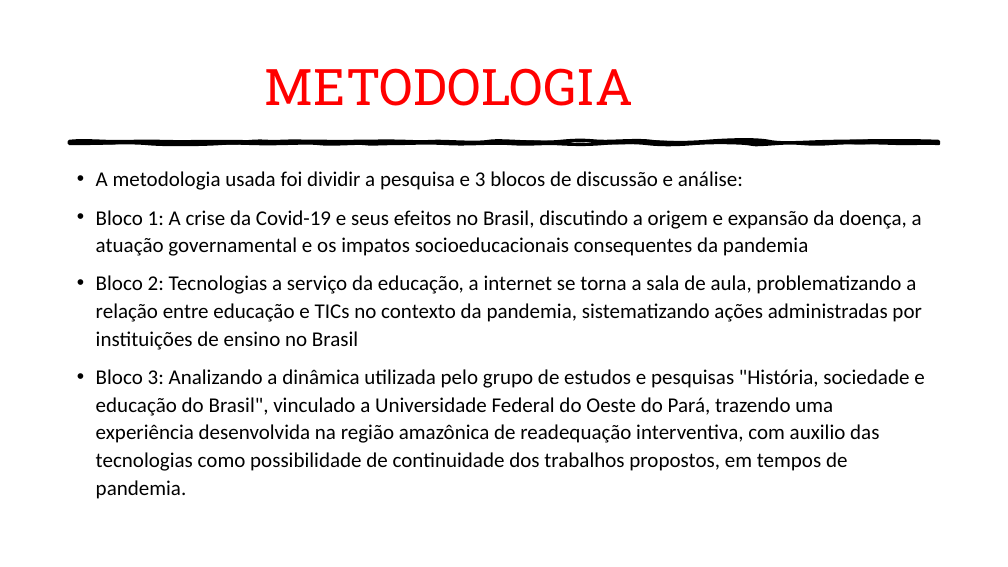
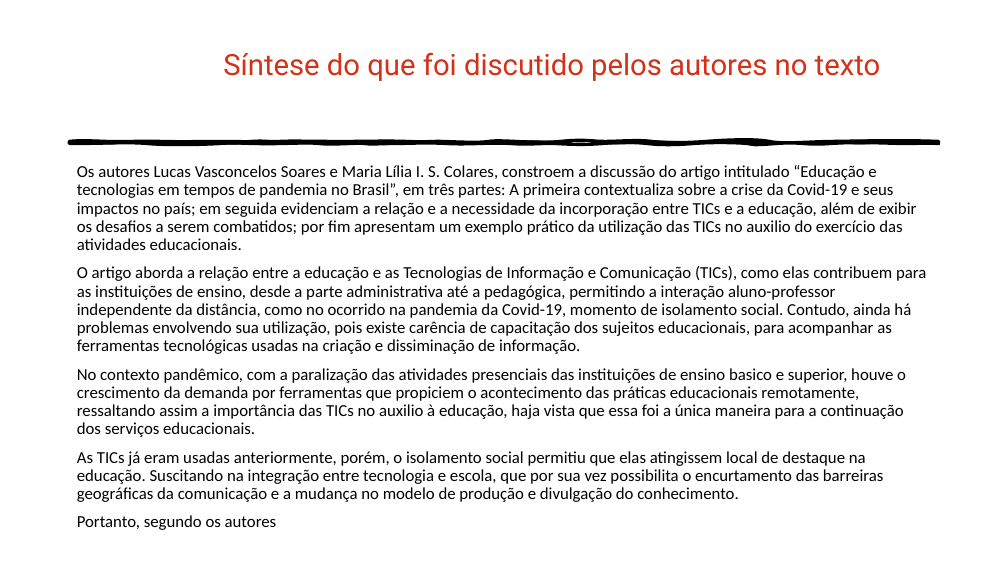
Before and after one commit to Luis-HCarvalho/pts-artigo-sintese, a slide deck: slide 6 of Apresentacao.pptx (slide 5 before the commit). Drawn at 1008x567 pixels with LibreOffice and Linux fonts; fonts in the diff are those of the drawing. Boxes give left, top, right and bottom in pixels: in the first picture for what was removed or moved away, otherwise in the second. Text is boxed around its words. In the diff, an @@ line names an element or a change of style, - is before the commit and + after.

```diff
--- a/Apresentacao.pptx
+++ b/Apresentacao.pptx
@@ title at (223,52,881,81): text changed; size 48 to 27.9 pt; font Roboto Slab to Roboto; text colour #FF0000 to #D33218 @@
-METODOLOGIA
+Síntese do que foi discutido pelos autores no texto
@@ text at (77,165,926,502): text changed; size 20 to 16 pt @@
-• A metodologia usada foi dividir a pesquisa e 3 blocos de discussão e análise:
-• Bloco 1: A crise da Covid-19 e seus efeitos no Brasil, discutindo a origem e expansão da doença, a atuação governamental e os impatos socioeducacionais consequentes da pandemia
-• Bloco 2: Tecnologias a serviço da educação, a internet se torna a sala de aula, problematizando a relação entre educação e TICs no contexto da pandemia, sistematizando ações administradas por instituições de ensino no Brasil
-• Bloco 3: Analizando a dinâmica utilizada pelo grupo de estudos e pesquisas "História, sociedade e educação do Brasil", vinculado a Universidade Federal do Oeste do Pará, trazendo uma experiência desenvolvida na região amazônica de readequação interventiva, com auxilio das tecnologias como possibilidade de continuidade dos trabalhos propostos, em tempos de pandemia.
+Os autores Lucas Vasconcelos Soares e Maria Lília I. S. Colares, constroem a discussão do artigo intitulado “Educação e tecnologias em tempos de pandemia no Brasil”, em três partes: A primeira contextualiza sobre a crise da Covid-19 e seus impactos no país; em seguida evidenciam a relação e a necessidade da incorporação entre TICs e a educação, além de exibir os desafios a serem combatidos; por fim apresentam um exemplo prático da utilização das TICs no auxilio do exercício das atividades educacionais.
+O artigo aborda a relação entre a educação e as Tecnologias de Informação e Comunicação (TICs), como elas contribuem para as instituições de ensino, desde a parte administrativa até a pedagógica, permitindo a interação aluno-professor independente da distância, como no ocorrido na pandemia da Covid-19, momento de isolamento social. Contudo, ainda há problemas envolvendo sua utilização, pois existe carência de capacitação dos sujeitos educacionais, para acompanhar as ferramentas tecnológicas usadas na criação e dissiminação de informação.
+No contexto pandêmico, com a paralização das atividades presenciais das instituições de ensino basico e superior, houve o crescimento da demanda por ferramentas que propiciem o acontecimento das práticas educacionais remotamente, ressaltando assim a importância das TICs no auxilio à educação, haja vista que essa foi a única maneira para a continuação dos serviços educacionais.
+As TICs já eram usadas anteriormente, porém, o isolamento social permitiu que elas atingissem local de destaque na educação. Suscitando na integração entre tecnologia e escola, que por sua vez possibilita o encurtamento das barreiras geográficas da comunicação e a mudança no modelo de produção e divulgação do conhecimento.
+Portanto, segundo os autores
```
Also in this commit, not shown: 2 other slides changed, 1 slide added.
